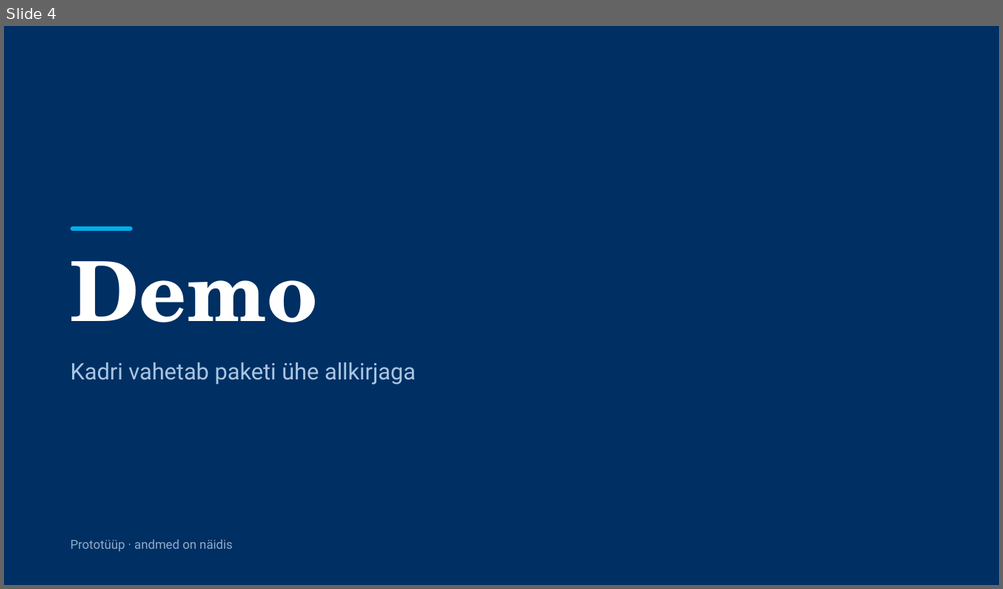
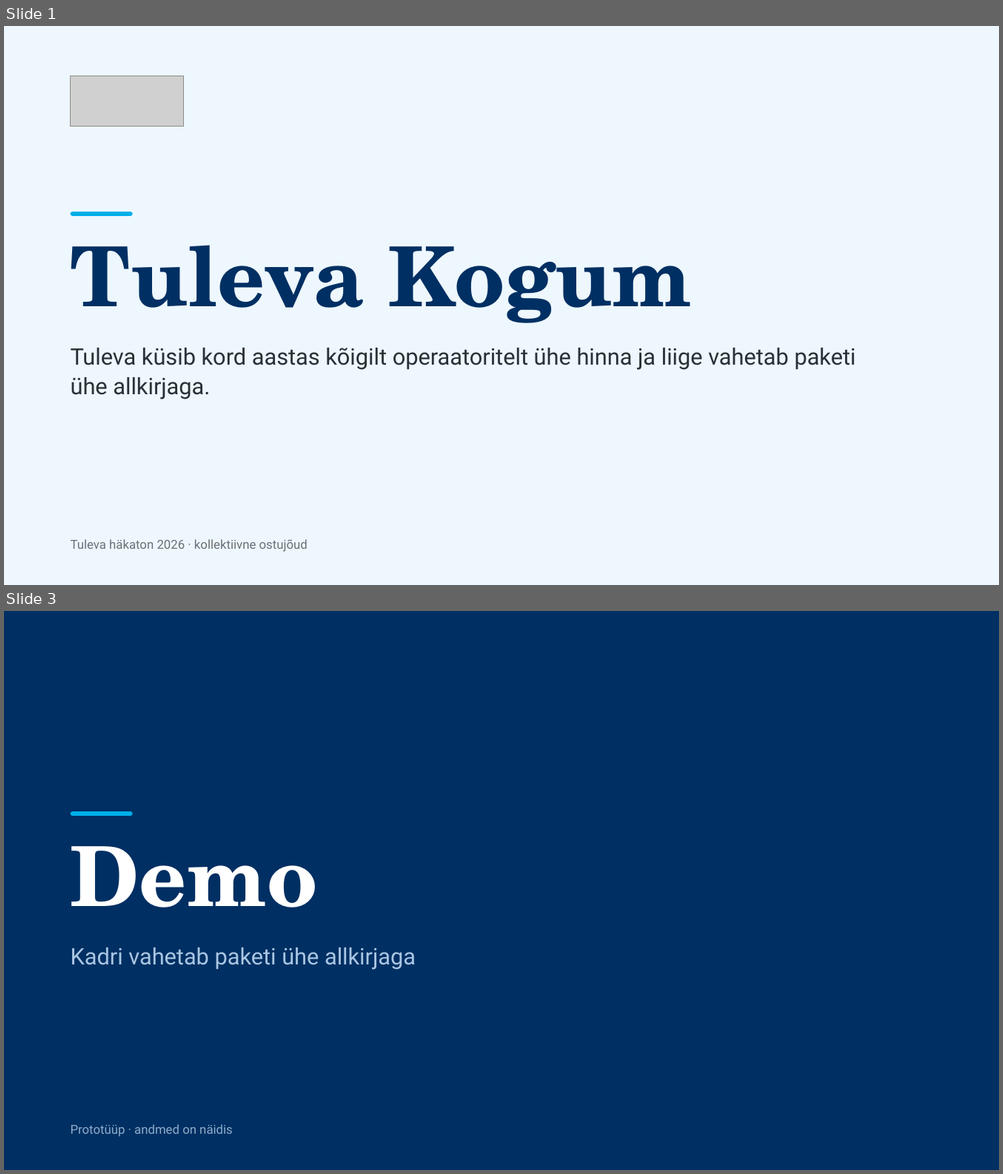
Before and after one commit to ulaurson/tuleva-kogum, a slide deck: esitlus/tuleva-kogum-pitch.pptx. Shown one above the other, each under a label of ours: slide 4 before the commit, slides 1 and 3 after it; the slides between them are not shown. The pictures are 1003x589 and 1003x1174 pixels, drawn with LibreOffice and Linux fonts; fonts in the diff are those of the drawing; grey boxes stand for pictures. Boxes give left, top, right and bottom in pixels: in the first picture for what was removed or moved away, otherwise in the second. Text is boxed around its words. In the diff, an @@ line names an element or a change of style, - is before the commit and + after.

```diff
--- a/esitlus/tuleva-kogum-pitch.pptx
+++ b/esitlus/tuleva-kogum-pitch.pptx
@@ slide 1 added at (4, 26, 999, 585), background #EDF7FD @@
@@ picture added at (71, 76, 184, 127) @@
@@ rounded rectangle added at (71, 212, 132, 216), fill #00AEEA @@
@@ title added at (71, 245, 691, 323), 80 pt, text #002F63, bold @@
+Tuleva Kogum
@@ text added at (71, 348, 856, 400), 22 pt, text #293036 @@
+Tuleva küsib kord aastas kõigilt operaatoritelt ühe hinna ja liige vahetab paketi ühe allkirjaga.
@@ text added at (71, 540, 307, 552), 12 pt, text #6B7074 @@
+Tuleva häkaton 2026 · kollektiivne ostujõud
@@ what was slide 4 is now slide 3 @@
```
Also in this commit, not shown: 3 slides changed, 7 other slides added, 6 slides removed, 1 other file.
